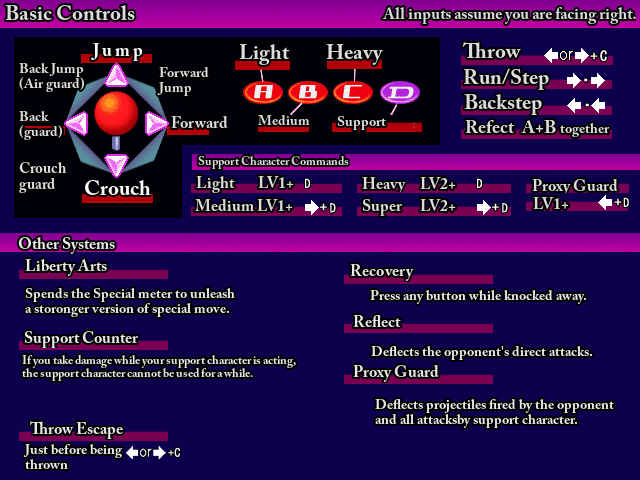
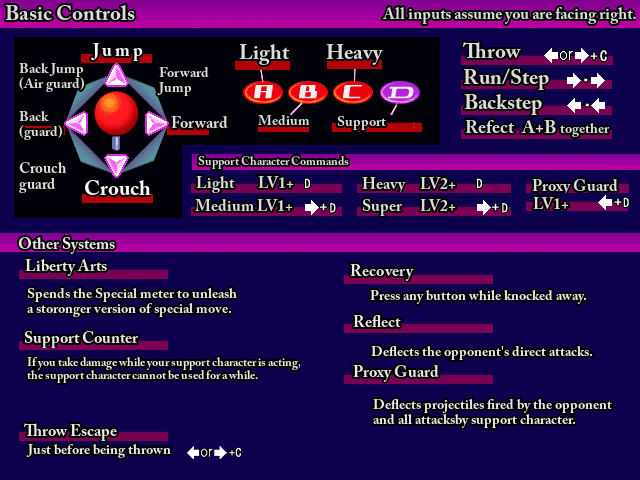
Two versions of the same layered image (w=640, h=480). Layer-by-layer changes:
painted on "Deflects projectiles fired by ..." over [371, 397, 616, 430]
painted on "Just before being thrown" over [21, 442, 173, 471]
painted on "Throw Escape" over [21, 419, 125, 442]
painted on "If you take damage while your ..." over [20, 353, 300, 385]
painted on "Spends the Special meter to un..." over [23, 286, 239, 319]
painted on "0165.png" over [126, 446, 242, 459]
